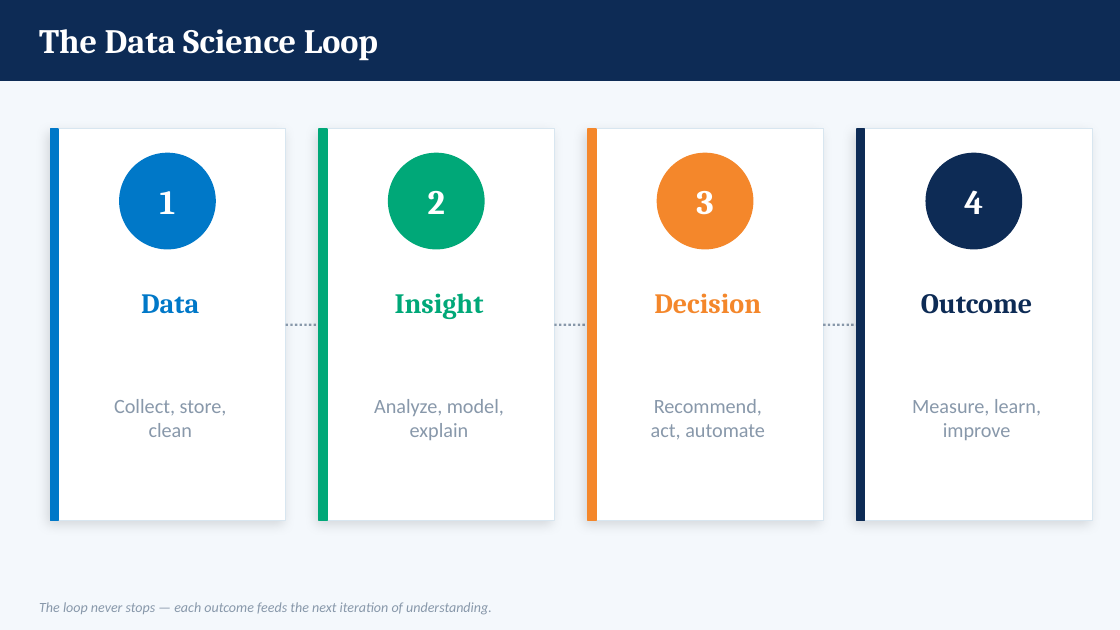
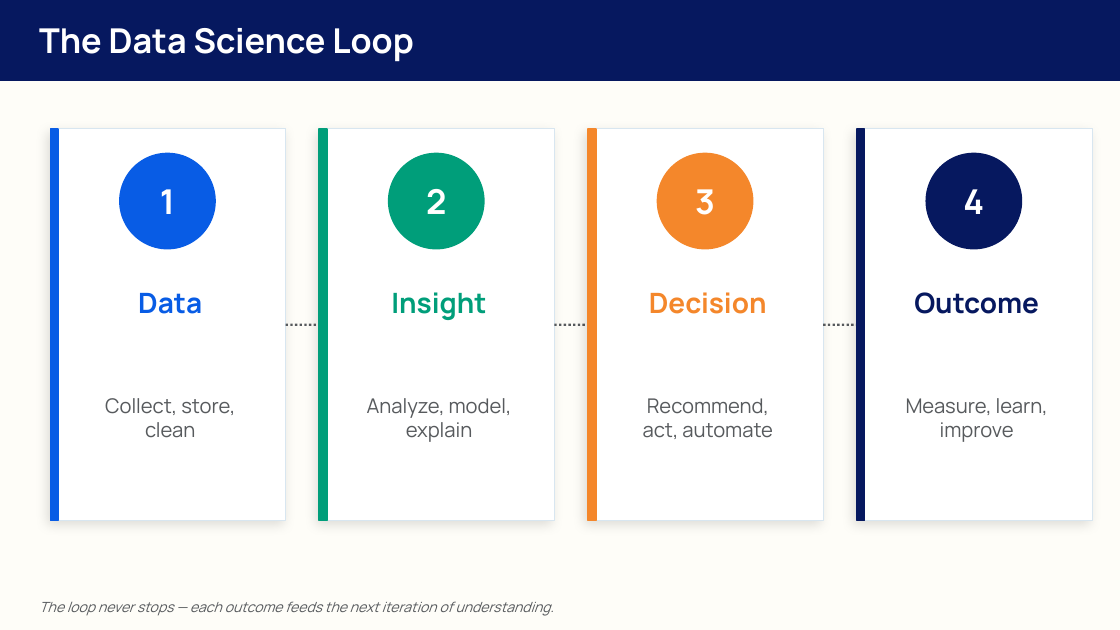
Before and after one commit to MonkeyWrenchGang/jhai_presentations, a slide deck: slide 8 of 14apr2026/data_science_for_banking_jh.pptx (slide 6 before the commit). Drawn at 1120x630 pixels with LibreOffice and Linux fonts; fonts in the diff are those of the drawing. Boxes give left, top, right and bottom in pixels: in the first picture for what was removed or moved away, otherwise in the second. Text is boxed around its words. In the diff, an @@ line names an element or a change of style, - is before the commit and + after.

```diff
--- a/14apr2026/data_science_for_banking_jh.pptx
+++ b/14apr2026/data_science_for_banking_jh.pptx
@@ background #F4F8FC to #FEFDF8 @@
@@ rectangle at bbox=[50, 129, 58, 521]: fill #0078C8 to #085CE5; outline #0078C8 1 pt to #085CE5 1 pt @@
@@ ellipse at bbox=[120, 153, 215, 249]: fill #0078C8 to #085CE5; outline #0078C8 1 pt to #085CE5 1 pt @@
@@ ellipse at bbox=[389, 153, 484, 249]: fill #00A878 to #009E7A; outline #00A878 1 pt to #009E7A 1 pt @@
@@ font Cambria to Manrope in 6 elements at bbox=[39, 28, 414, 62], bbox=[160, 189, 175, 214], bbox=[426, 189, 446, 214], bbox=[695, 189, 715, 215], bbox=[649, 292, 767, 314], bbox=[963, 189, 984, 214] @@
@@ fill #0D2B55 to #06185F; outline #0D2B55 1 pt to #06185F 1 pt in 3 elements at bbox=[0, 0, 1120, 81], bbox=[857, 129, 865, 521], bbox=[926, 153, 1021, 249] @@
@@ text "Data" at bbox=[138, 293, 202, 314]: font Cambria to Manrope, text colour #0078C8 to #085CE5 @@
@@ text "Insight" at bbox=[391, 292, 486, 320]: font Cambria to Manrope, text colour #00A878 to #009E7A @@
@@ text "Outcome" at bbox=[914, 292, 1039, 314]: font Cambria to Manrope, text colour #0D2B55 to #06185F @@
@@ line (286, 325) - (370, 325): stroke #8898AA 1.5 pt dashed to #575A5D 1.5 pt dashed @@
@@ line (554, 325) - (638, 325): stroke #8898AA 1.5 pt dashed to #575A5D 1.5 pt dashed @@
@@ line (823, 325) - (907, 325): stroke #8898AA 1.5 pt dashed to #575A5D 1.5 pt dashed @@
@@ font Calibri to Manrope, text colour #8898AA to #575A5D in 5 elements at bbox=[105, 398, 235, 438], bbox=[367, 398, 512, 442], bbox=[643, 398, 773, 439], bbox=[906, 398, 1048, 442], bbox=[39, 601, 554, 616] @@
```
Also in this commit, not shown: 40 other slides changed, 12 slides added, 2 slides removed, 4 other files.
